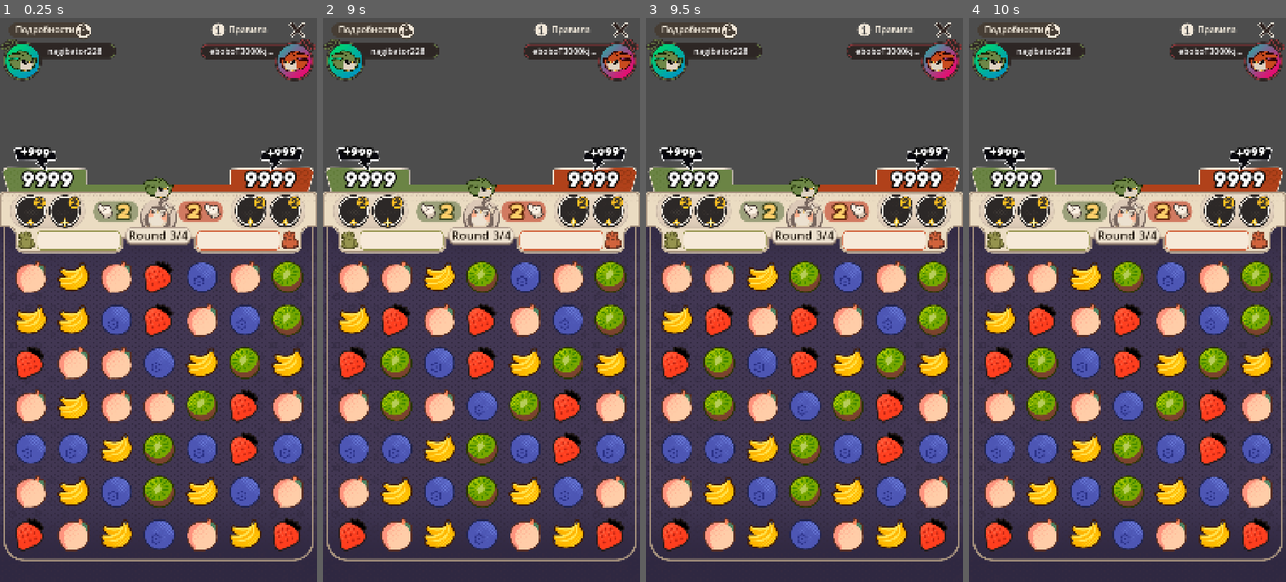
Above: before the commit, frames 1-4 (left to right).
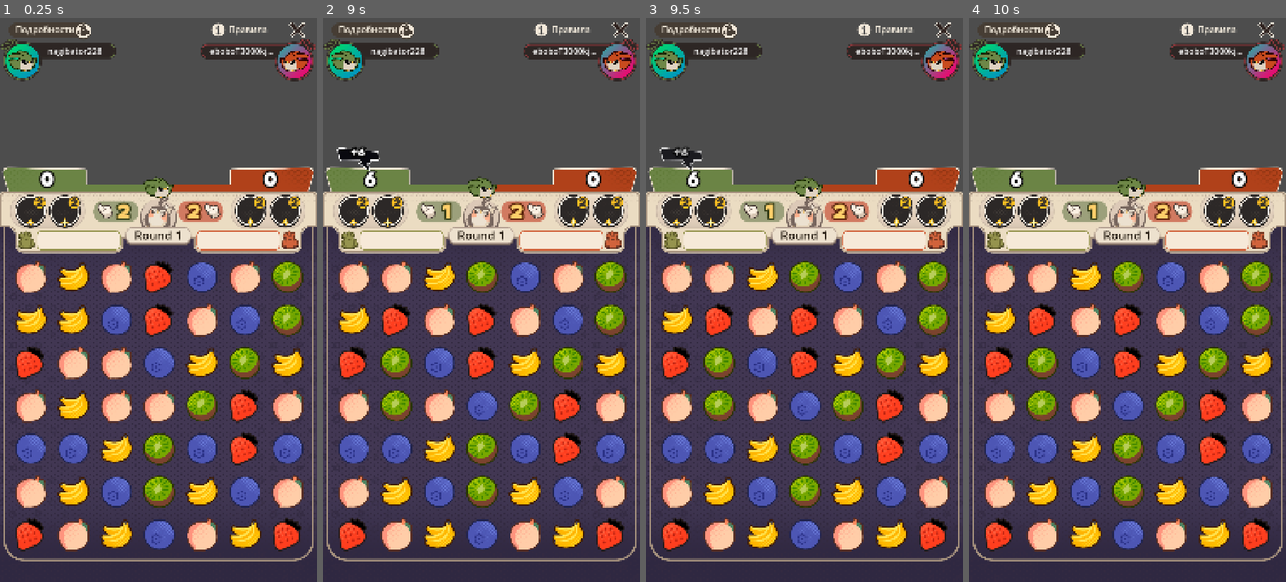
Above: after the commit, the same moments.

Repository: kakachaDev/origami-battle-godot
Game: Godot game, scene res://Assets/Scenes/game.tscn
Two runs of this game, one before a commit and one after it. Both use one fixed random seed, a clock stepped at 60 frames per second and the inputs below.
Inputs (mouse positions are in pixels of both pictures, inside the frame that each line leads up to):
- Up to frame 1 (0.25 s): no input
- Up to frame 2 (9 s): click "Правила" at 0.5 s; click "Подробности" at 1.25 s; click (354, 209) at 2.02 s; click "Правила" at 2.75 s; click "Подробности" at 3.5 s; click (354, 209) at 4.27 s; click "Правила" at 5 s; click "Подробности" at 5.75 s; click (354, 209) at 6.52 s; tap Enter at 7.25 s; drag from (481, 407) to (513, 175) at 7.27 s; drag from (418, 328) to (465, 412) at 8.02 s; move the mouse to (513, 175) at 8.77 s; click (513, 175) at 8.92 s
- Up to frame 3 (9.5 s): no input
- Up to frame 4 (10 s): drag from (1111, 412) to (1032, 215) at 9.52 s

The runs differ from the first frame. In frame 1, 1.8% of the frame differs, in the area x 4-96%, y 22-40%; in frame 2, 1.7%; in frame 3, 1.9%; in frame 4, 2.1%.

Commit message:
Add turn/round/score system via GameManager

Diff:
--- a/Assets/Scenes/game.tscn
+++ b/Assets/Scenes/game.tscn
@@ -17,6 +17,7 @@
 [ext_resource type="PackedScene" uid="uid://8nhbmbocunoe" path="res://Assets/Prefabs/ActiveSkillBase.tscn" id="27_absk1"]
 [ext_resource type="PackedScene" uid="uid://cscoreline001" path="res://Assets/Prefabs/ScoreLine.tscn" id="28_scln1"]
 [ext_resource type="Script" uid="uid://cgameboard01a" path="res://Assets/Scripts/GameBoard.gd" id="30_gboard"]
+[ext_resource type="Script" uid="uid://cgamemgr01" path="res://Assets/Scripts/GameManager.gd" id="40_gamemgr"]
 [ext_resource type="Resource" uid="uid://dgemred00001a" path="res://Assets/Resources/Gems/Red.tres" id="31_gemred"]
 [ext_resource type="Resource" uid="uid://dgemblue0001a" path="res://Assets/Resources/Gems/Blue.tres" id="32_gemblue"]
 [ext_resource type="Resource" uid="uid://dgemgreen001a" path="res://Assets/Resources/Gems/Green.tres" id="33_gemgreen"]
@@ -62,6 +63,9 @@
 grow_vertical = 2
 size_flags_horizontal = 4
 size_flags_vertical = 4
+
+[node name="GameManager" type="Node" parent="." unique_id=999888777]
+script = ExtResource("40_gamemgr")
 
 [node name="background" type="TextureRect" parent="." unique_id=1639237445]
 visible = false
@@ -357,7 +361,7 @@
 theme_override_constants/outline_size = 24
 theme_override_fonts/font = ExtResource("11_8lgte")
 theme_override_font_sizes/font_size = 64
-text = "9999"
+text = "0"
 horizontal_alignment = 1
 vertical_alignment = 1
 
@@ -379,7 +383,7 @@
 theme_override_constants/outline_size = 24
 theme_override_fonts/font = ExtResource("11_8lgte")
 theme_override_font_sizes/font_size = 64
-text = "9999"
+text = "0"
 horizontal_alignment = 1
 vertical_alignment = 1
 
@@ -398,7 +402,7 @@
 grow_vertical = 2
 theme_override_colors/font_color = Color(0.12941177, 0.09411765, 0.05490196, 1)
 theme_override_font_sizes/font_size = 41
-text = "Round 3/4"
+text = "Round 1"
 horizontal_alignment = 1
 vertical_alignment = 1
 
--- a/Assets/Scripts/GameBoard.gd
+++ b/Assets/Scripts/GameBoard.gd
@@ -18,6 +18,8 @@
 
 var _drag_from: Vector2i = Vector2i(-1, -1)
 var _busy := false
+
+signal move_completed(gems_destroyed: int)
 
 func _ready() -> void:
 	_board = BoardState.new()
@@ -87,11 +89,12 @@
 	else:
 		_cells[pos_a.x][pos_a.y] = cell_b
 		_cells[pos_b.x][pos_b.y] = cell_a
-		await _resolve_matches(matches)
+		var total := await _resolve_matches(matches)
+		move_completed.emit(total)
 
 	_busy = false
 
-func _resolve_matches(matches: Array[Vector2i]) -> void:
+func _resolve_matches(matches: Array[Vector2i]) -> int:
 	var pool: Array[GemCell] = []
 	for pos in matches:
 		pool.append(_cells[pos.x][pos.y])
@@ -156,5 +159,7 @@
 	await _animator.animate_fall(all_entries)
 
 	var cascade := _board.find_matches()
+	var cascade_count := 0
 	if not cascade.is_empty():
-		await _resolve_matches(cascade)
+		cascade_count = await _resolve_matches(cascade)
+	return matches.size() + cascade_count
--- /dev/null
+++ b/Assets/Scripts/GameManager.gd
@@ -0,0 +1,70 @@
+extends Node
+class_name GameManager
+
+const MOVES_PER_TURN := 2
+const LEFT := 0
+const RIGHT := 1
+
+@export var total_rounds: int = 0
+
+var current_round: int = 1
+var current_player: int = LEFT
+var l_moves_left: int = MOVES_PER_TURN
+var r_moves_left: int = MOVES_PER_TURN
+var l_score: int = 0
+var r_score: int = 0
+
+@onready var _board: GameBoard = $"../GameField/Gems"
+@onready var _l_turns: Label = $"../HotBar/L_Turns"
+@onready var _r_turns: Label = $"../HotBar/R_Turns"
+@onready var _l_score: Label = $"../HotBar/L_Score"
+@onready var _r_score: Label = $"../HotBar/R_Score"
+@onready var _turn_label: Label = $"../HotBar/Turn"
+@onready var _score_line: ScoreLine = $"../HotBar/ScoreLine"
+@onready var _l_add_score: TextureRect = $"../HotBar/L_AddScore"
+@onready var _r_add_score: TextureRect = $"../HotBar/R_AddScore"
+
+func _ready() -> void:
+	_board.move_completed.connect(_on_move_completed)
+	_l_add_score.visible = false
+	_r_add_score.visible = false
+	_update_ui()
+
+func _on_move_completed(gems_destroyed: int) -> void:
+	if current_player == LEFT:
+		l_score += gems_destroyed
+		_show_add_score(_l_add_score, gems_destroyed)
+		l_moves_left -= 1
+		if l_moves_left <= 0:
+			current_player = RIGHT
+	else:
+		r_score += gems_destroyed
+		_show_add_score(_r_add_score, gems_destroyed)
+		r_moves_left -= 1
+		if r_moves_left <= 0:
+			current_player = LEFT
+			current_round += 1
+			l_moves_left = MOVES_PER_TURN
+			r_moves_left = MOVES_PER_TURN
+	_update_ui()
+
+func _update_ui() -> void:
+	_l_score.text = str(l_score)
+	_r_score.text = str(r_score)
+	_l_turns.text = str(l_moves_left)
+	_r_turns.text = str(r_moves_left)
+	if total_rounds > 0:
+		_turn_label.text = "Round %d/%d" % [current_round, total_rounds]
+	else:
+		_turn_label.text = "Round %d" % current_round
+	_score_line.value = clampf(float(l_score - r_score), -100.0, 100.0)
+
+func _show_add_score(node: TextureRect, amount: int) -> void:
+	var label := node.get_node("Count") as Label
+	label.text = "+%d" % amount
+	node.modulate = Color.WHITE
+	node.visible = true
+	var tween := create_tween()
+	tween.tween_interval(0.4)
+	tween.tween_property(node, "modulate:a", 0.0, 0.5)
+	tween.tween_callback(func() -> void: node.visible = false)
Not shown, added: Assets/Scripts/GameManager.gd.uid
